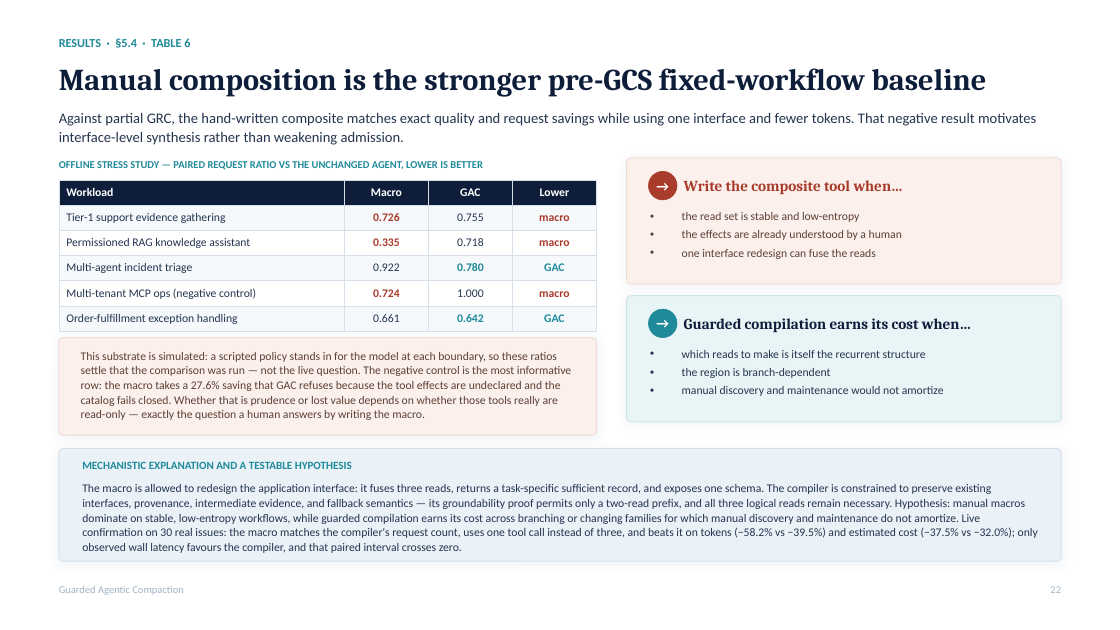
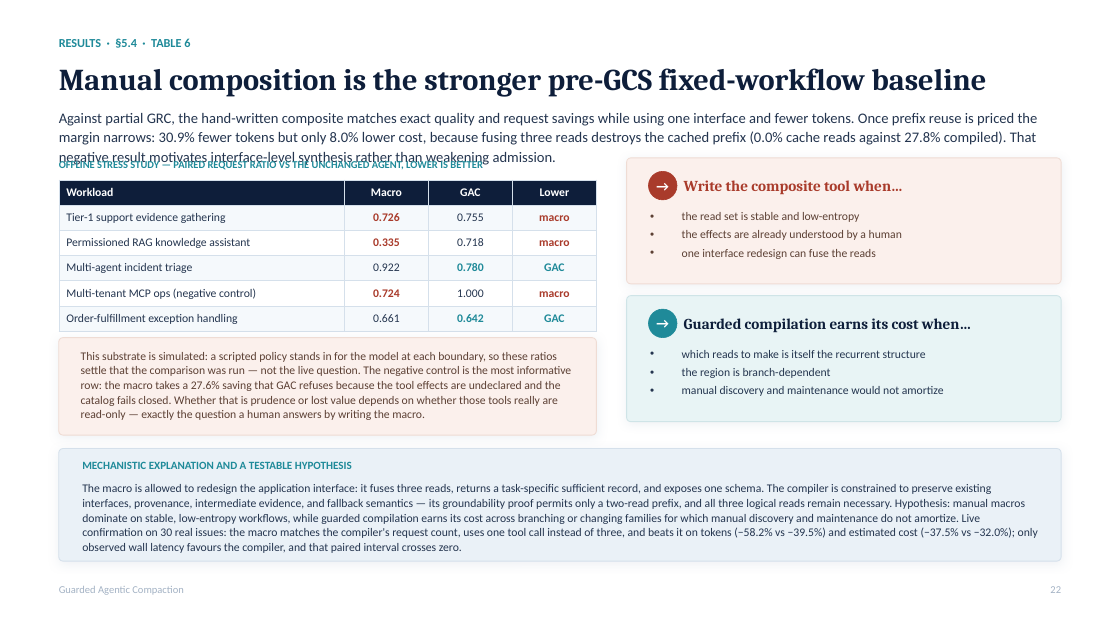
Before and after one commit to rrahimi-uci/guarded-agentic-compaction, a slide deck: slide 22 of paper/slides/compiling-recurrent-agent-workflows-into-guarded-programs.pptx. Drawn at 1120x630 pixels with LibreOffice and Linux fonts; fonts in the diff are those of the drawing. Boxes give left, top, right and bottom in pixels: in the first picture for what was removed or moved away, otherwise in the second. Text is boxed around its words. In the diff, an @@ line names an element or a change of style, - is before the commit and + after.

```diff
--- a/paper/slides/compiling-recurrent-agent-workflows-into-guarded-programs.pptx
+++ b/paper/slides/compiling-recurrent-agent-workflows-into-guarded-programs.pptx
@@ text at box(59, 113, 1038, 166): text changed @@
-Against partial GRC, the hand-written composite matches exact quality and request savings while using one interface and fewer tokens. That negative result motivates interface-level synthesis rather than weakening admission.
+Against partial GRC, the hand-written composite matches exact quality and request savings while using one interface and fewer tokens. Once prefix reuse is priced the margin narrows: 30.9% fewer tokens but only 8.0% lower cost, because fusing three reads destroys the cached prefix (0.0% cache reads against 27.8% compiled). That negative result motivates interface-level synthesis rather than weakening admission.
```
Also in this commit, not shown: 3 other slides changed, 13 other files.
